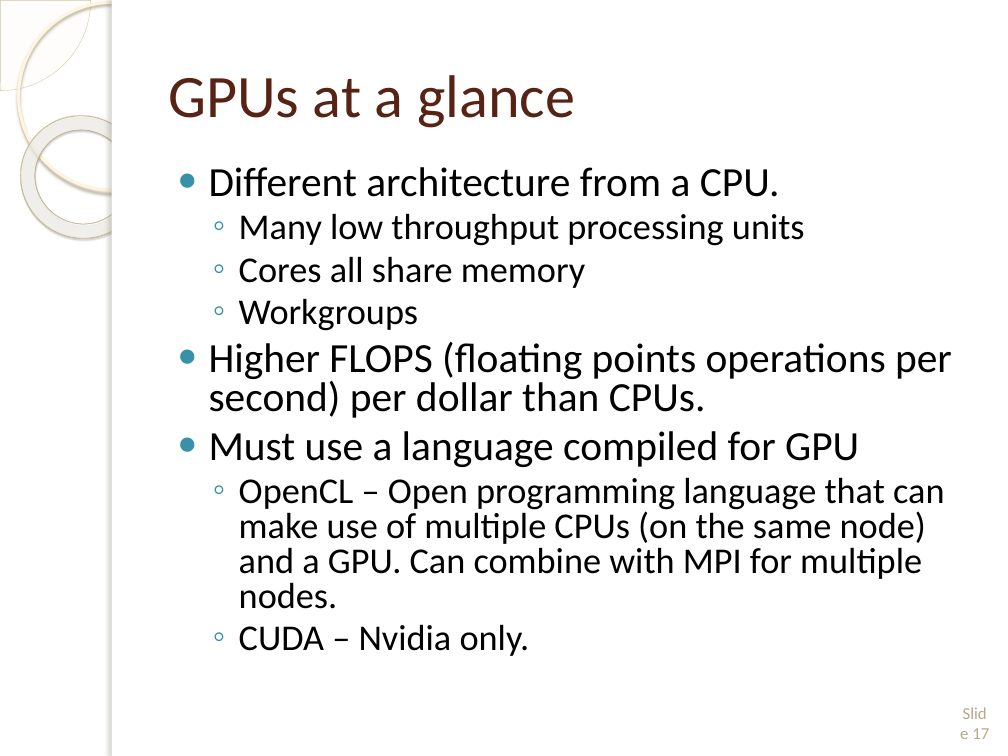
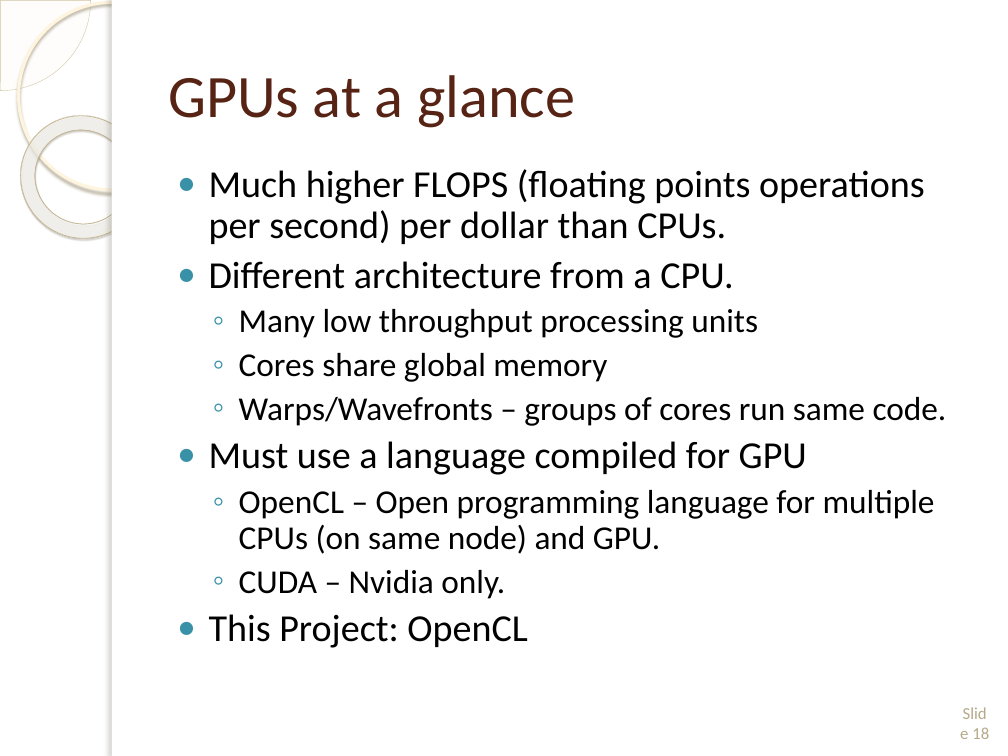
Before and after one commit to wmatern/summer_LANL, a slide deck: slide 18 of Final Research Presentation/Final_LongPres_Davis_Matern.pptx (slide 17 before the commit). Drawn at 1008x756 pixels with LibreOffice and Linux fonts; fonts in the diff are those of the drawing; background and template pictures are left out. Boxes give left, top, right and bottom in pixels: in the first picture for what was removed or moved away, otherwise in the second. Text is boxed around its words. In the diff, an @@ line names an element or a change of style, - is before the commit and + after.

```diff
--- a/Final Research Presentation/Final_LongPres_Davis_Matern.pptx
+++ b/Final Research Presentation/Final_LongPres_Davis_Matern.pptx
@@ text at [209, 169, 925, 244]: paragraph added @@
+● Much higher FLOPS (floating points operations per second) per dollar than CPUs.
@@ text at [209, 261, 807, 599]: size 29.6 to 27.2 pt in "Different architecture from a CPU.", "Must use a language compiled for GPU"; size 25.9 to 23.8 pt in "Many low throughput processing units", "CUDA – Nvidia only."; line spacing 0.8 to 0.9 @@
@@ text at [239, 353, 947, 426]: text changed; size 29.6 to 23.8 pt @@
-  ◦ Cores all share memory
-  ◦ Workgroups
-● Higher FLOPS (floating points operations per second) per dollar than CPUs.
+  ◦ Cores share global memory
+  ◦ Warps/Wavefronts – groups of cores run same code.
@@ text at [239, 490, 935, 554]: text changed; size 25.9 to 23.8 pt @@
-  ◦ OpenCL – Open programming language that can make use of multiple CPUs (on the same node) and a GPU. Can combine with MPI for multiple nodes.
+  ◦ OpenCL – Open programming language for multiple CPUs (on same node) and GPU.
@@ text at [209, 614, 527, 648]: paragraph added @@
+● This Project: OpenCL
@@ page number at [972, 727, 989, 739]: text changed @@
-Slide 17
+Slide 18
```
Also in this commit, not shown: 4 other slides changed, 2 slides added, 1 slide removed, 15 other files.
